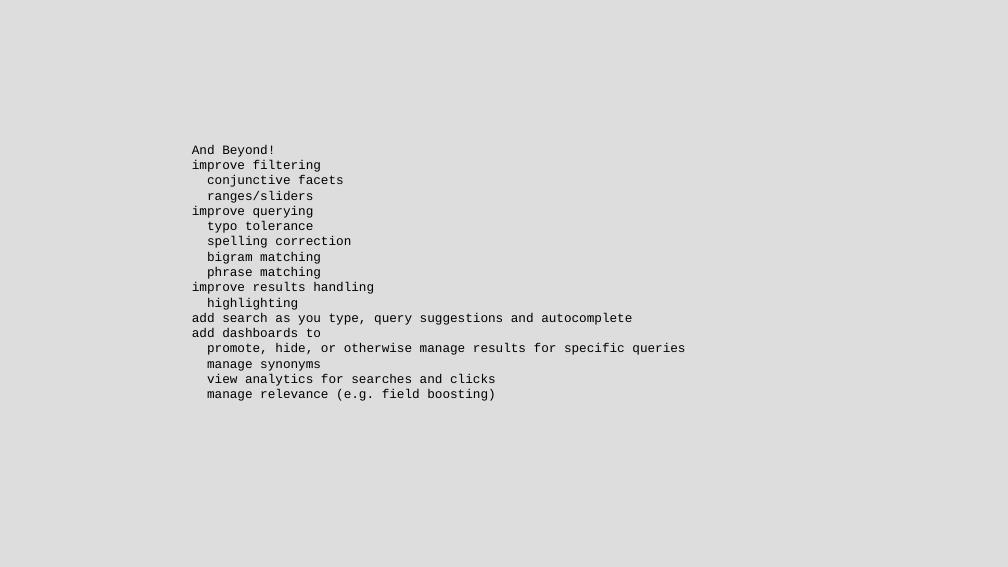
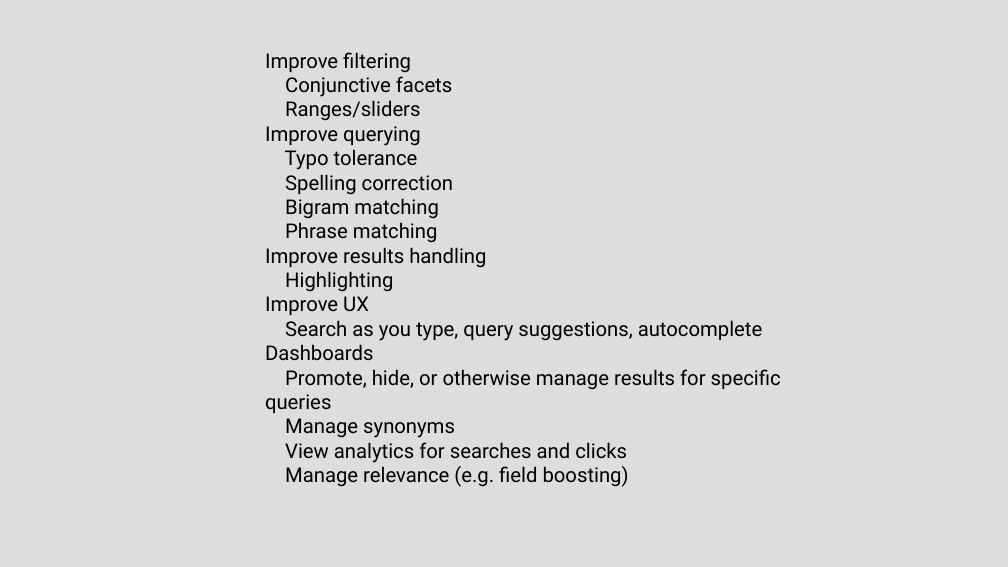
Before and after one commit to chriscressman/architecting-a-search-feature, a slide deck: slide 122 of presentation.odp (slide 121 before the commit). Drawn at 1008x567 pixels with LibreOffice and Linux fonts; fonts in the diff are those of the drawing. Boxes give left, top, right and bottom in pixels: in the first picture for what was removed or moved away, otherwise in the second. Text is boxed around its words. In the diff, an @@ line names an element or a change of style, - is before the commit and + after.

Commit message:
update presentation slides

```diff
--- a/presentation.odp
+++ b/presentation.odp
@@ text at (265, 52, 781, 487): text changed; size 10 to 16 pt; font Courier New to Roboto @@
-And Beyond!
-improve filtering
-conjunctive facets
-ranges/sliders
-improve querying
-typo tolerance
-spelling correction
-bigram matching
-phrase matching
-improve results handling
-highlighting
-add search as you type, query suggestions and autocomplete
-add dashboards to
-promote, hide, or otherwise manage results for specific queries
-manage synonyms
-view analytics for searches and clicks
-manage relevance (e.g. field boosting)
+Improve filtering
+Conjunctive facets
+Ranges/sliders
+Improve querying
+Typo tolerance
+Spelling correction
+Bigram matching
+Phrase matching
+Improve results handling
+Highlighting
+Improve UX
+Search as you type, query suggestions, autocomplete
+Dashboards
+Promote, hide, or otherwise manage results for specific queries
+Manage synonyms
+View analytics for searches and clicks
+Manage relevance (e.g. field boosting)
```
Also in this commit, not shown: 21 other slides changed, 6 slides added, 4 slides removed.
